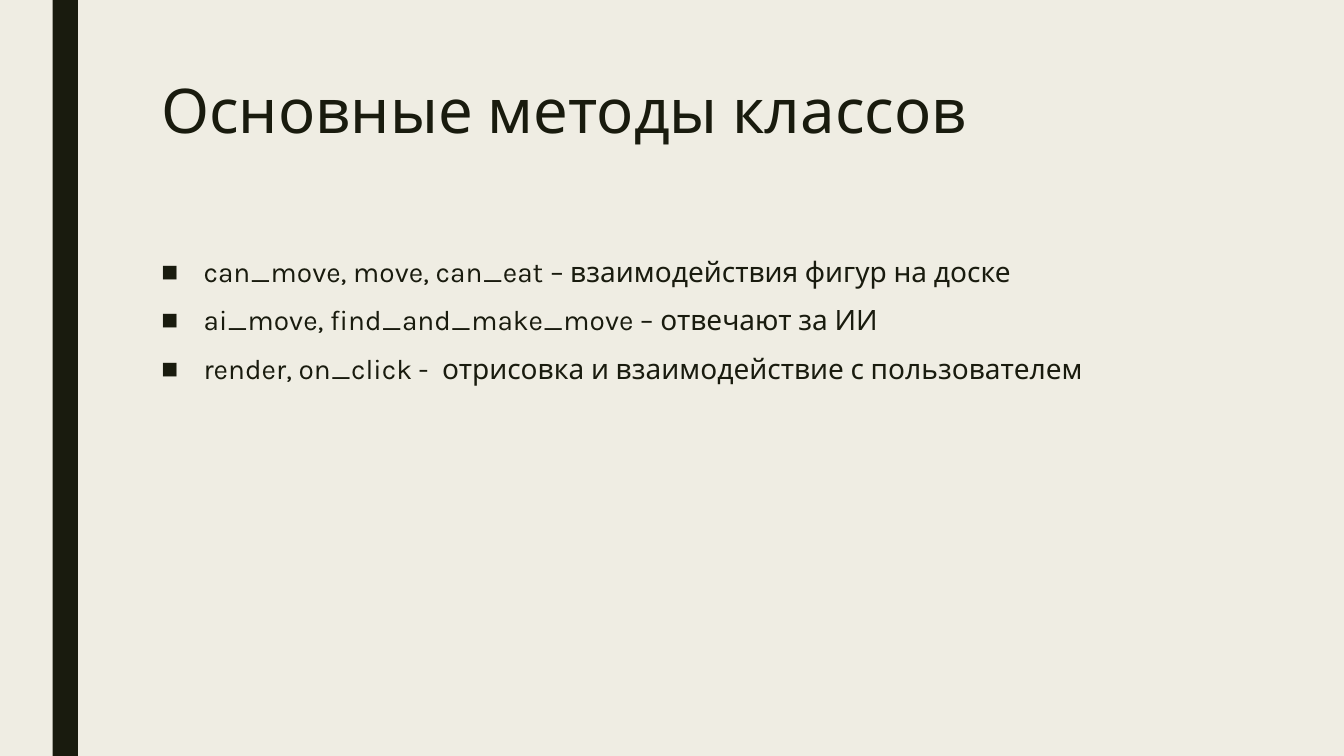
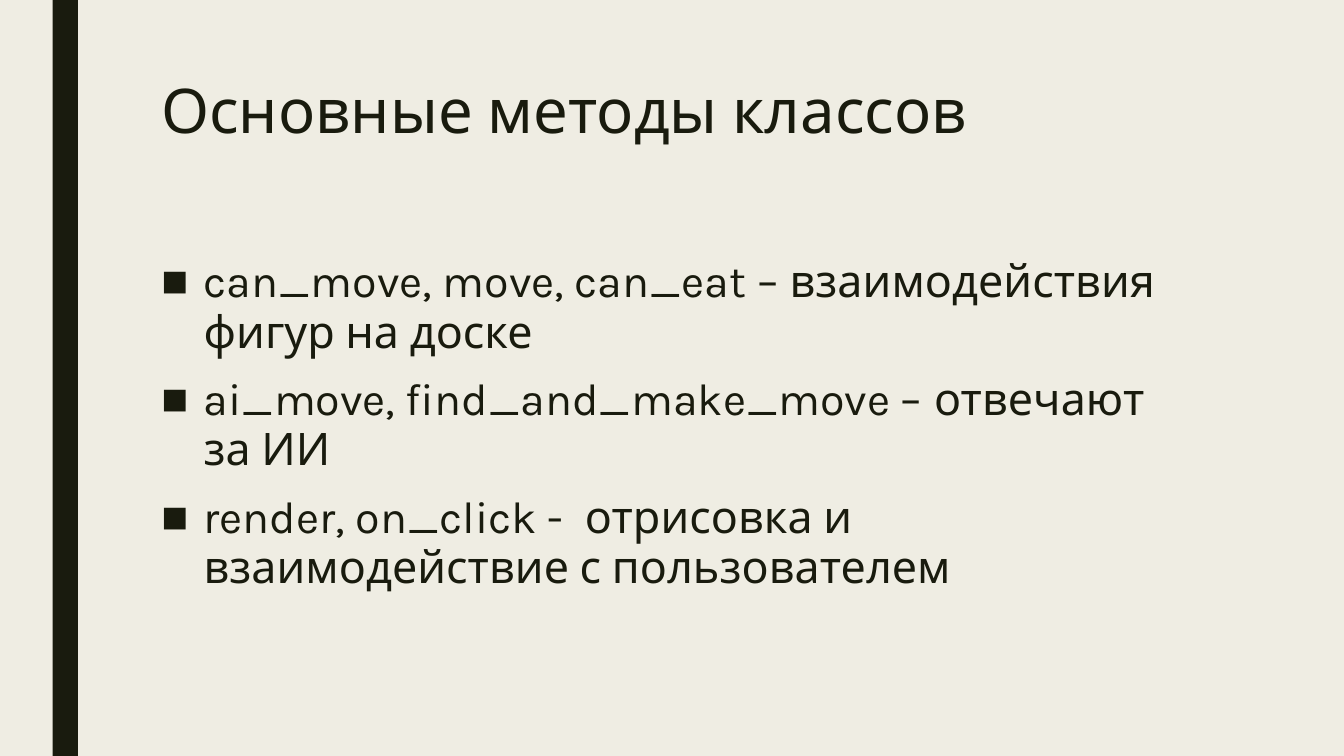
Before and after one commit to inozemetz/School393_project, a slide deck: slide 4 of презентация.pptx. Drawn at 1344x756 pixels with LibreOffice and Linux fonts; fonts in the diff are those of the drawing. Boxes give left, top, right and bottom in pixels: in the first picture for what was removed or moved away, otherwise in the second. Text is boxed around its words. In the diff, an @@ line names an element or a change of style, - is before the commit and + after.

```diff
--- a/презентация.pptx
+++ b/презентация.pptx
@@ text "can_move, move, can_eat – взаимодействия ..." at [204,263,1155,592]: size 20 to 32 pt @@
```
Also in this commit, not shown: 8 other slides changed.
